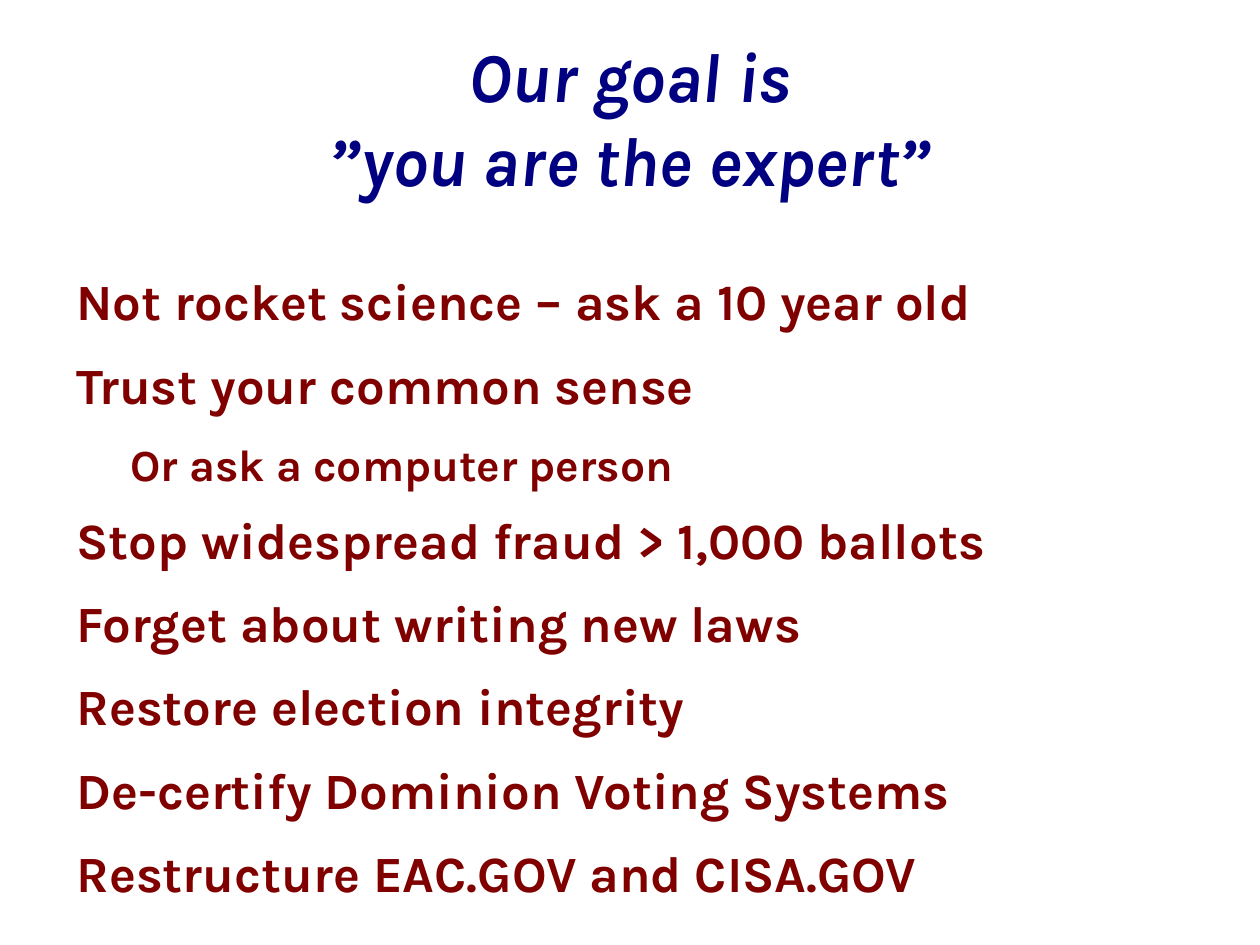
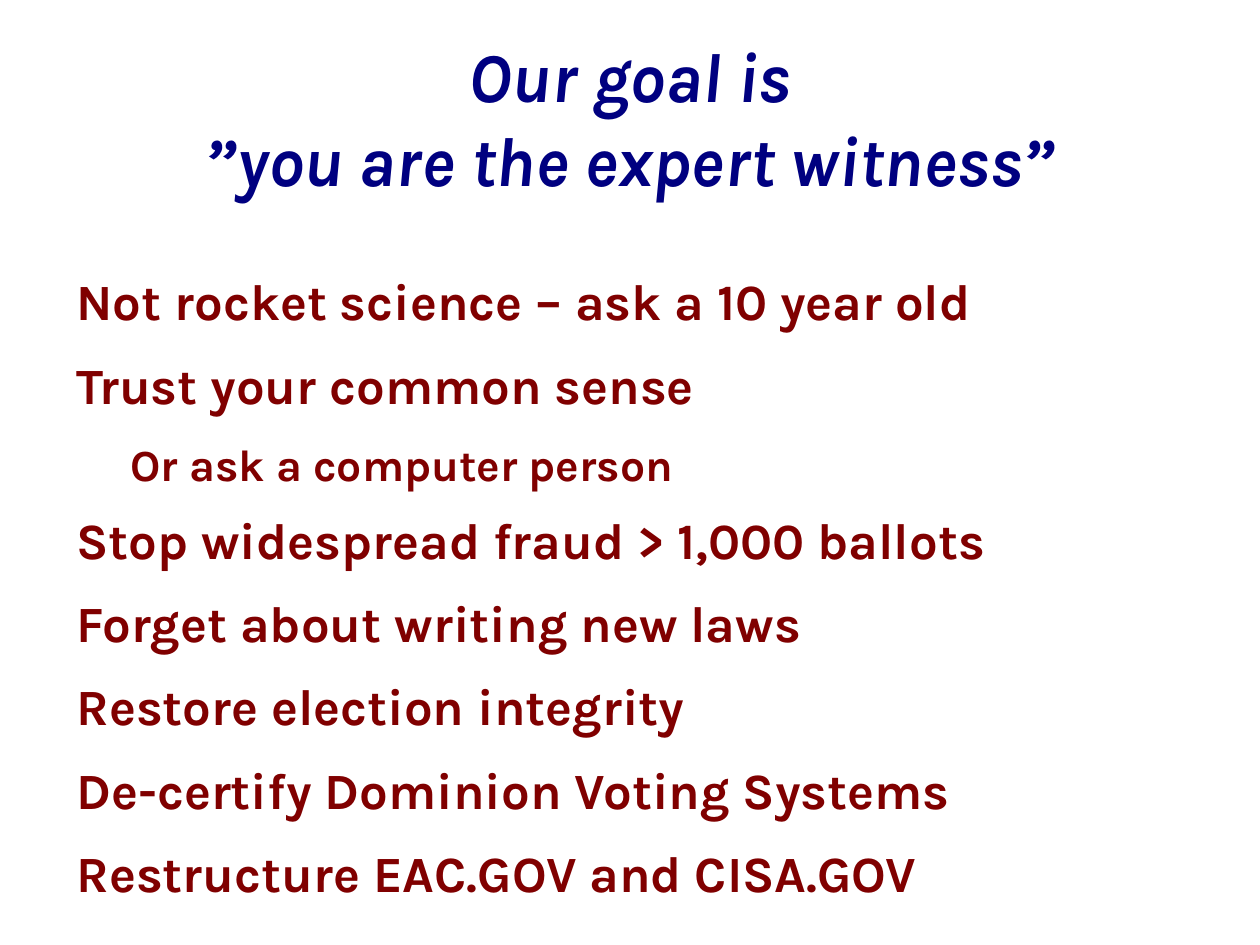
Before and after one commit to jonperryman/jonperryman.github.io, a slide deck: slide 2 of election/failures.odp. Drawn at 1260x945 pixels with LibreOffice and Linux fonts; fonts in the diff are those of the drawing; background and template pictures are left out. Boxes give left, top, right and bottom in pixels: in the first picture for what was removed or moved away, otherwise in the second. Text is boxed around its words. In the diff, an @@ line names an element or a change of style, - is before the commit and + after.

```diff
--- a/election/failures.odp
+++ b/election/failures.odp
@@ title at <box>205,52,1054,202</box>: text changed @@
-Our goal is
-”you are the expert”
+Our goal is
+”you are the expert witness”
```
Also in this commit, not shown: 1 other file.
